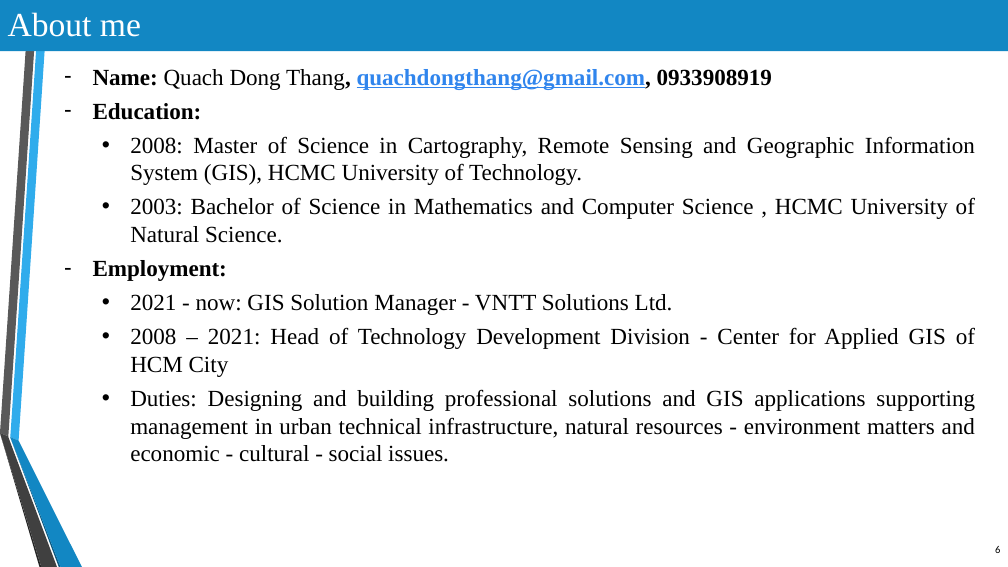
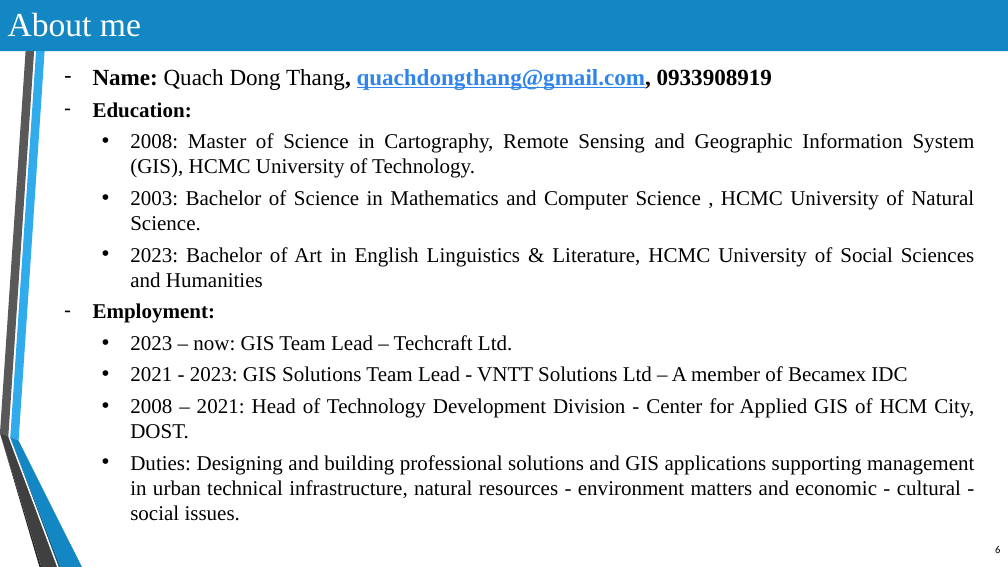
Before and after one commit to thangqd/QGIS-Training, a slide deck: slide 6 of Course Outline.pptx. Drawn at 1008x567 pixels with LibreOffice and Linux fonts; fonts in the diff are those of the drawing. Boxes give left, top, right and bottom in pixels: in the first picture for what was removed or moved away, otherwise in the second. Text is boxed around its words. In the diff, an @@ line names an element or a change of style, - is before the commit and + after.

```diff
--- a/Course Outline.pptx
+++ b/Course Outline.pptx
@@ text at <box>93,102,975,521</box>: size 22 to 20 pt in "Education:", "2008: Master of Science in Cartography, Remote ...", "2003: Bachelor of Science in Mathematics and ...", "Employment:" and 1 more places @@
@@ text at <box>130,247,975,288</box>: paragraph added @@
+  • 2023: Bachelor of Art in English Linguistics & Literature, HCMC University of Social Sciences and Humanities
@@ text at <box>130,335,974,439</box>: text changed; size 22 to 20 pt @@
-  • 2021 - now: GIS Solution Manager - VNTT Solutions Ltd.
-  • 2008 – 2021: Head of Technology Development Division - Center for Applied GIS of HCM City
+  • 2023 – now: GIS Team Lead – Techcraft Ltd.
+  • 2021 - 2023: GIS Solutions Team Lead - VNTT Solutions Ltd – A member of Becamex IDC
+  • 2008 – 2021: Head of Technology Development Division - Center for Applied GIS of HCM City, DOST.
```
Also in this commit, not shown: 1 other slide changed.
